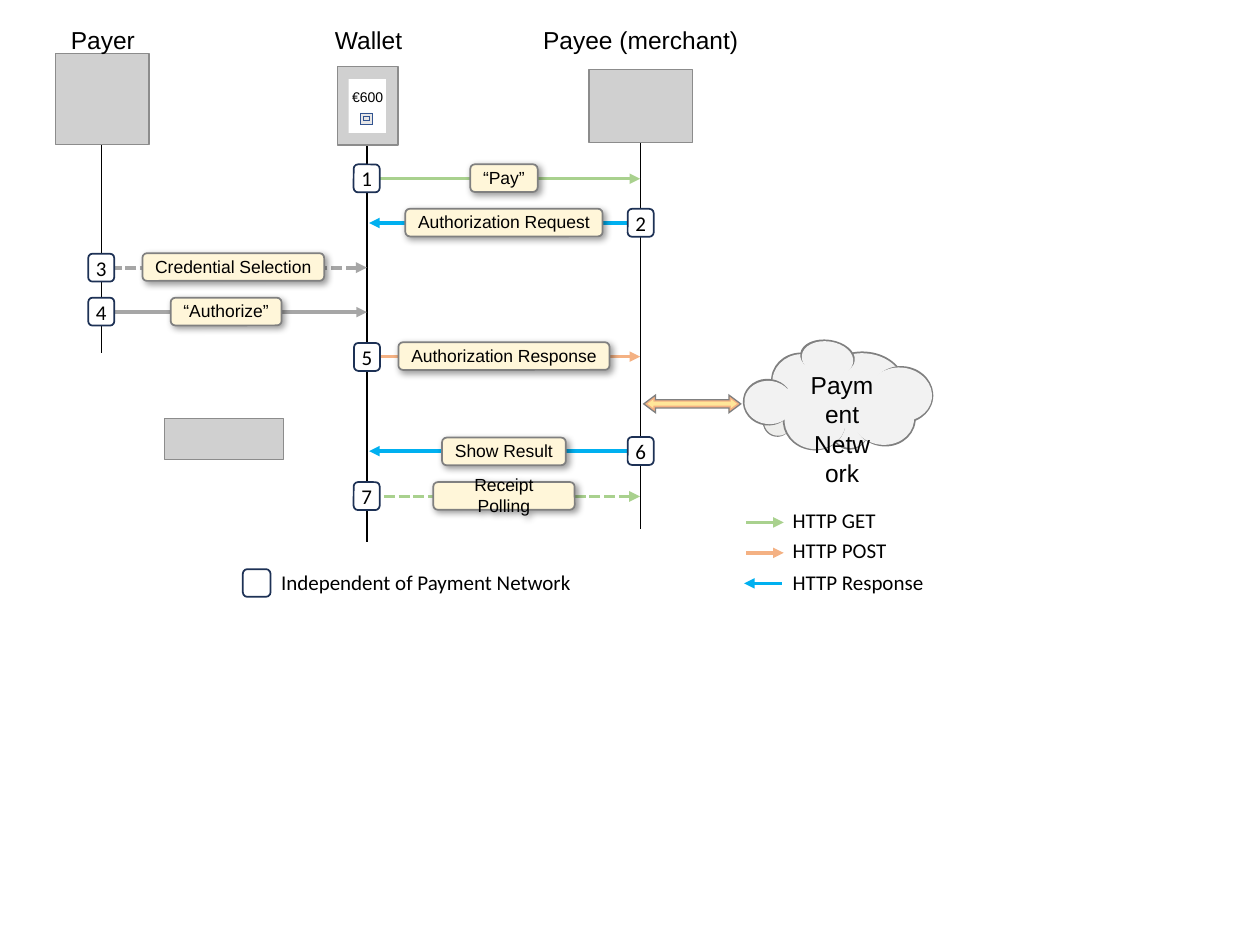
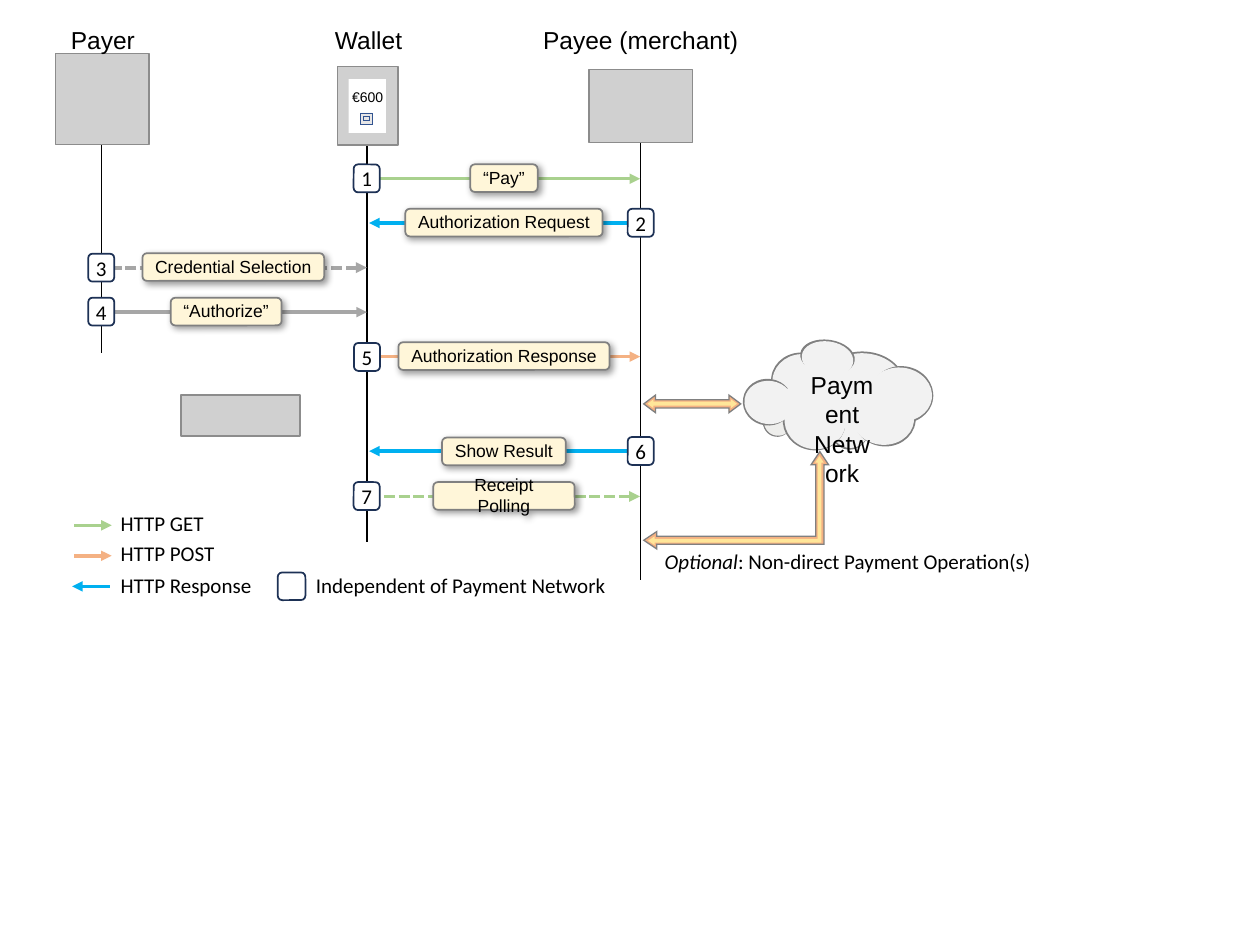
Before and after one commit to cyberphone/wallet-core, a slide deck: slide 1 of docgen/sequence-diagram.pptx. Drawn at 1260x945 pixels with LibreOffice and Linux fonts; fonts in the diff are those of the drawing; grey boxes stand for pictures. Boxes give left, top, right and bottom in pixels: in the first picture for what was removed or moved away, otherwise in the second. Text is boxed around its words. In the diff, an @@ line names an element or a change of style, - is before the commit and + after.

```diff
--- a/docgen/sequence-diagram.pptx
+++ b/docgen/sequence-diagram.pptx
@@ line moved from (640, 113) - (640, 529) to (640, 113) - (640, 580) @@
@@ picture moved from (x1=164, y1=418, x2=282, y2=460) to (x1=181, y1=396, x2=300, y2=437) @@
@@ left up arrow added at (x1=644, y1=451, x2=829, y2=548), fill #F4B183, outline #808080 0.75 pt @@
@@ left up arrow added at (x1=648, y1=456, x2=823, y2=544), fill #FFE699 @@
@@ arrow moved from (784, 523) - (746, 523) to (112, 525) - (74, 525) @@
@@ text "HTTP POST" moved from (x1=793, y1=544, x2=886, y2=558) to (x1=121, y1=547, x2=214, y2=561) @@
@@ 2 texts, 1 arrow moved together from (x1=746, y1=514, x2=923, y2=594) to (x1=74, y1=517, x2=251, y2=597) @@
@@ text added at (x1=665, y1=554, x2=1031, y2=573), 12 pt, text #000000 @@
+Optional: Non-direct Payment Operation(s)
@@ arrow moved from (745, 583) - (782, 583) to (72, 586) - (110, 586) @@
@@ rounded rectangle moved from (x1=243, y1=570, x2=271, y2=597) to (x1=277, y1=572, x2=305, y2=600) @@
@@ text "Independent of Payment Network" moved from (x1=281, y1=575, x2=571, y2=594) to (x1=316, y1=578, x2=606, y2=597) @@
```
Also in this commit, not shown: 1 other file.
